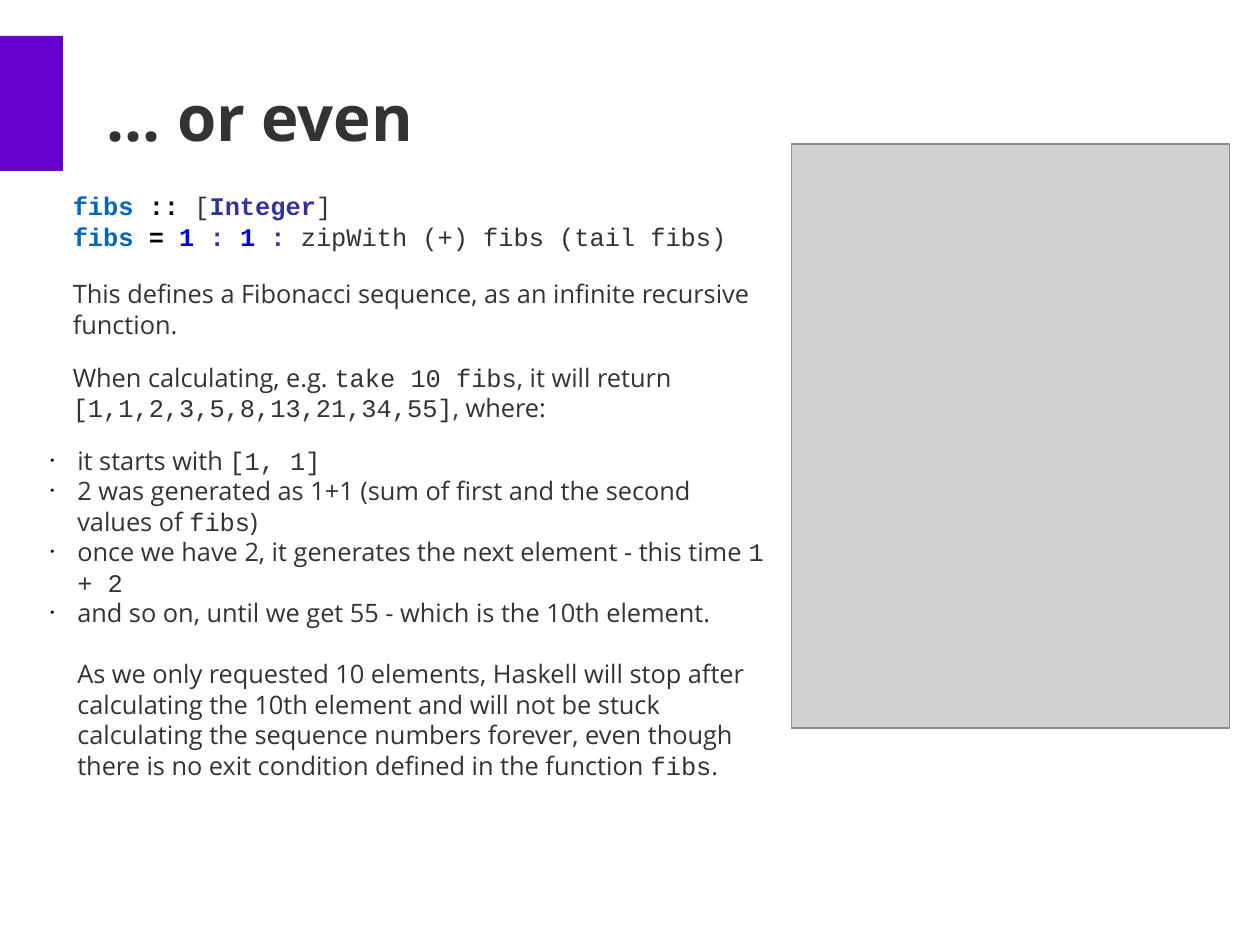
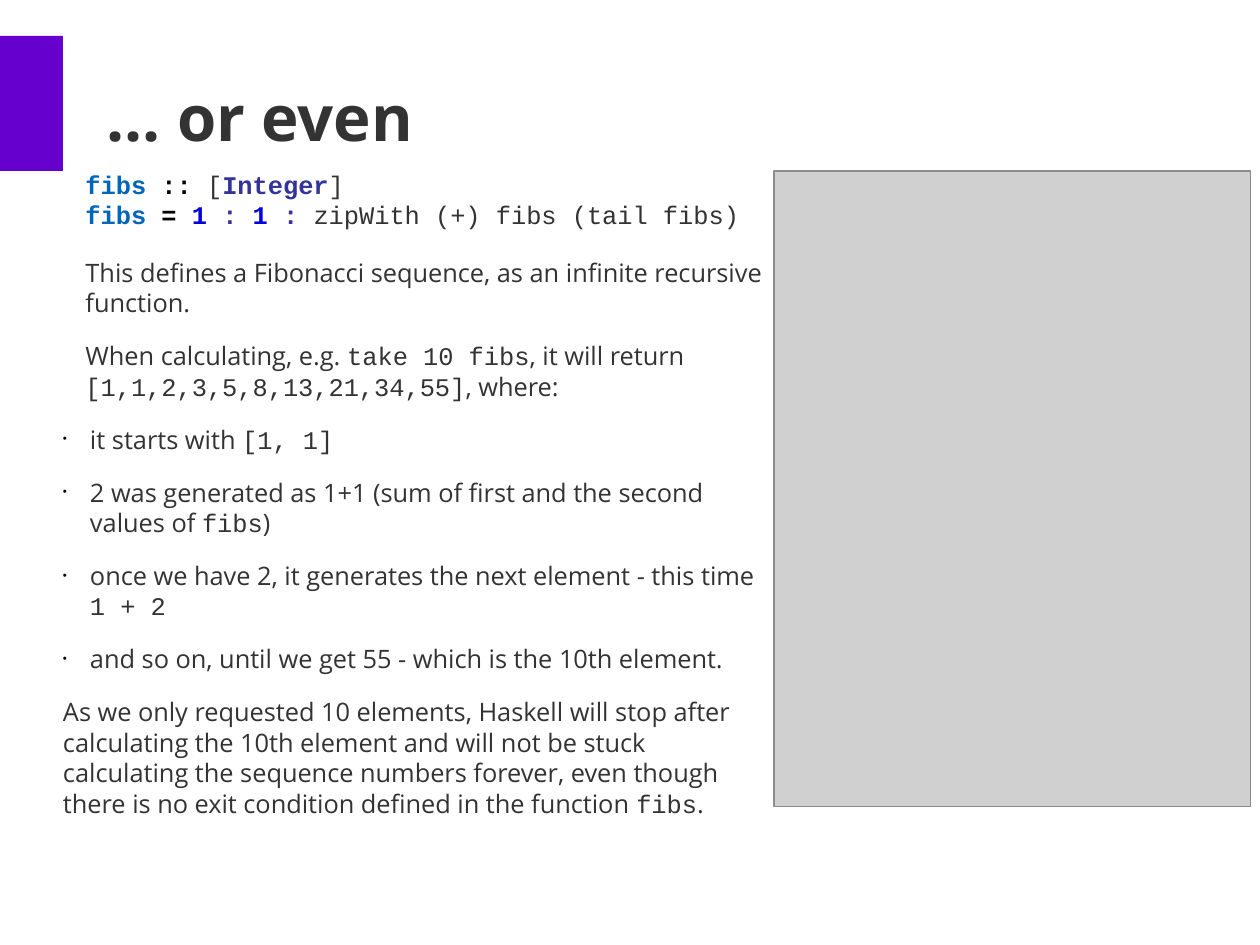
Before and after one commit to svalaskevicius/haskell-from-scratch, a slide deck: slide 23 of haskell_from_scratch.odp. Drawn at 1260x945 pixels with LibreOffice and Linux fonts; fonts in the diff are those of the drawing; grey boxes stand for pictures. Boxes give left, top, right and bottom in pixels: in the first picture for what was removed or moved away, otherwise in the second. Text is boxed around its words. In the diff, an @@ line names an element or a change of style, - is before the commit and + after.

```diff
--- a/haskell_from_scratch.odp
+++ b/haskell_from_scratch.odp
@@ text "fibs :: [Integer] fibs = ...": place and size @@
-text "fibs :: [Integer] fibs = ..." at (73,197,764,776)
+text "fibs :: [Integer] fibs = ..." at (63,175,761,814)
@@ picture: place and size @@
-picture at (792,144,1230,728)
+picture at (774,172,1251,807)
@@ text at (90,429,754,674): more space between paragraphs @@
```
Also in this commit, not shown: 2 other slides changed, 2 other files.
